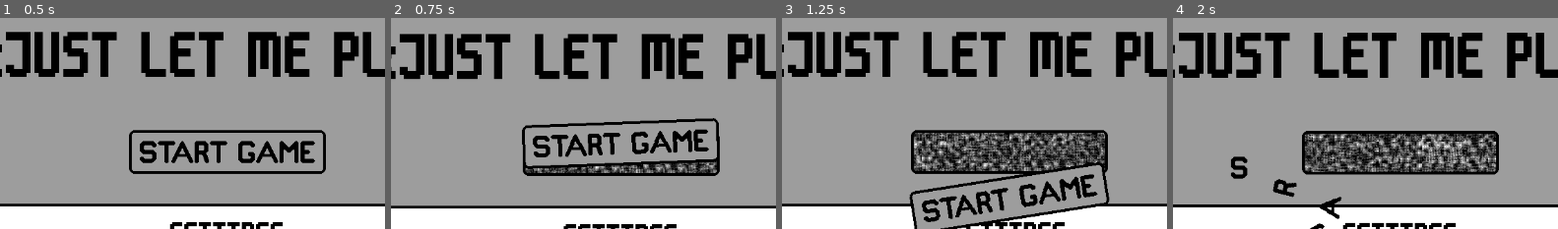
Above: before the commit, frames 1-4 (left to right).
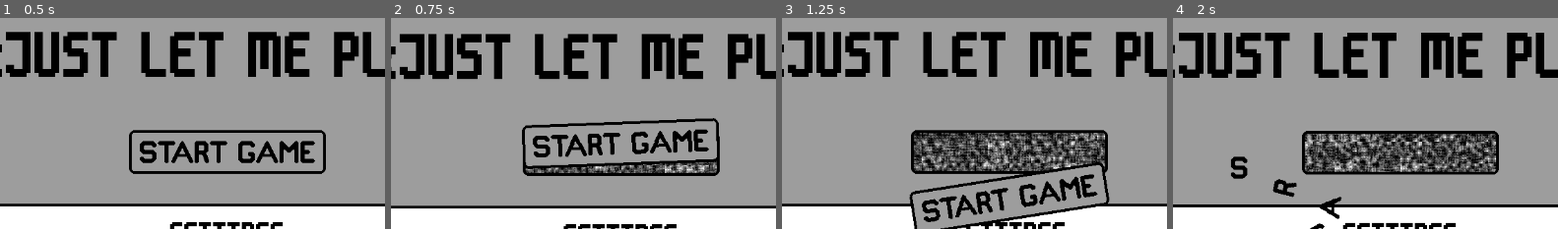
Above: after the commit, the same moments.

Repository: conor-wilson/secret-sapphire
Game: Godot game, scene res://scenes/main.tscn
Two runs of this game, one before a commit and one after it. Both use one fixed random seed, a clock stepped at 60 frames per second and the inputs below.
Inputs (mouse positions are % of the whole screen's width and height, from its top left):
- Up to frame 1 (0.5 s): no input
- Up to frame 2 (0.75 s): tap Enter at 0.5 s; move the mouse to (49, 56) at 0.52 s; click (49, 56) at 0.6 s
- Up to frame 3 (1.25 s): no input
- Up to frame 4 (2 s): move the mouse to (29, 54) at 1.27 s; click (29, 54) at 1.35 s
The pictures show only the part of the screen within x 20-70%, y 24-74%; the shares and areas given below are measured in that part.

Frame 1 is identical in both runs. In frame 2, 1.1% of the frame differs, in the area x 34-85%, y 68-74%; in frame 3, 5.1%; in frame 4, 5.5%, in the area x 34-84%, y 54-74%.

Commit message:
Linked main menu and settings menu together

Diff:
--- /dev/null
+++ b/let-me-play/assets/fonts/menu_buttons.tres
@@ -0,0 +1,7 @@
+[gd_resource type="Theme" load_steps=2 format=3 uid="uid://fqhlidlvqsyl"]
+
+[ext_resource type="FontFile" uid="uid://bckbkknmti08k" path="res://assets/fonts/m6x11.ttf" id="1_eb3hy"]
+
+[resource]
+default_font = ExtResource("1_eb3hy")
+default_font_size = 48
--- a/let-me-play/scenes/main.gd
+++ b/let-me-play/scenes/main.gd
@@ -2,6 +2,10 @@
 
 var screen_shake_strength:float = 0.0
 var screen_shake_fade:float     = 5.0
+
+func _ready() -> void:
+	$Cameras/MainMenuCamera.make_current()
+	pass
 
 # Called every frame. 'delta' is the elapsed time since the previous frame.
 func _process(delta: float) -> void:
@@ -15,7 +19,7 @@
 		return
 
 	# Shake the screen
-	$Camera2D.offset = Vector2(
+	$Cameras/MainMenuCamera.offset = Vector2(
 		randf_range(-screen_shake_strength, screen_shake_strength),
 		randf_range(-screen_shake_strength, screen_shake_strength),
 	)
@@ -31,4 +35,8 @@
 
 
 func _on_main_menu_settings_button() -> void:
-	pass # Replace with function body.
+	$Cameras/SettingsCamera.make_current()
+
+
+func _on_settings_menu_back_button() -> void:
+	$Cameras/MainMenuCamera.make_current()
--- a/let-me-play/scenes/main.tscn
+++ b/let-me-play/scenes/main.tscn
@@ -7,12 +7,21 @@
 [node name="Main" type="Node"]
 script = ExtResource("1_lvo15")
 
-[node name="MainMenu" parent="." instance=ExtResource("1_mw4j5")]
+[node name="Menus" type="Node2D" parent="."]
 
-[node name="SettingsMenu" parent="." instance=ExtResource("3_vdc1c")]
+[node name="MainMenu" parent="Menus" instance=ExtResource("1_mw4j5")]
+
+[node name="SettingsMenu" parent="Menus" instance=ExtResource("3_vdc1c")]
 position = Vector2(1152, 0)
 
-[node name="Camera2D" type="Camera2D" parent="."]
+[node name="Cameras" type="Node2D" parent="."]
+
+[node name="MainMenuCamera" type="Camera2D" parent="Cameras"]
 position = Vector2(576, 324)
 
-[connection signal="shake_screen" from="MainMenu" to="." method="_on_main_menu_shake_screen"]
+[node name="SettingsCamera" type="Camera2D" parent="Cameras"]
+position = Vector2(1728, 324)
+
+[connection signal="settings_button" from="Menus/MainMenu" to="." method="_on_main_menu_settings_button"]
+[connection signal="shake_screen" from="Menus/MainMenu" to="." method="_on_main_menu_shake_screen"]
+[connection signal="back_button" from="Menus/SettingsMenu" to="." method="_on_settings_menu_back_button"]
--- a/let-me-play/scenes/main_menu.tscn
+++ b/let-me-play/scenes/main_menu.tscn
@@ -6,6 +6,7 @@
 [ext_resource type="PackedScene" uid="uid://dn8q4o2sgxa7y" path="res://scenes/letter.tscn" id="3_1ar5g"]
 [ext_resource type="Texture2D" uid="uid://7r8cut1jsvt0" path="res://assets/art/Panel.png" id="3_janoq"]
 [ext_resource type="FontFile" uid="uid://bckbkknmti08k" path="res://assets/fonts/m6x11.ttf" id="5_2a3fy"]
+[ext_resource type="Theme" uid="uid://fqhlidlvqsyl" path="res://assets/fonts/menu_buttons.tres" id="6_43f6x"]
 
 [sub_resource type="LabelSettings" id="LabelSettings_rnshd"]
 font = ExtResource("5_2a3fy")
@@ -14,10 +15,6 @@
 
 [sub_resource type="PhysicsMaterial" id="PhysicsMaterial_qxvnu"]
 bounce = 0.4
-
-[sub_resource type="Theme" id="Theme_r460u"]
-default_font = ExtResource("5_2a3fy")
-default_font_size = 48
 
 [sub_resource type="StyleBoxEmpty" id="StyleBoxEmpty_ppfed"]
 
@@ -56,7 +53,7 @@
 offset_right = 672.0
 offset_bottom = 520.0
 focus_mode = 0
-theme = SubResource("Theme_r460u")
+theme = ExtResource("6_43f6x")
 theme_type_variation = &"FlatButton"
 theme_override_colors/font_hover_color = Color(0.615686, 0.615686, 0.615686, 1)
 theme_override_colors/font_focus_color = Color(0.615686, 0.615686, 0.615686, 1)
--- a/let-me-play/scenes/settings_menu.gd
+++ b/let-me-play/scenes/settings_menu.gd
@@ -1,13 +1,13 @@
 extends Node2D
 
+signal back_button
+
 @export var devUsername := "QuietLantern"
-
 
 # Called when the node enters the scene tree for the first time.
 func _ready() -> void:
 	$UsernameBox.hide()
 	$PasswordBox.hide()
-
 
 func _on_secret_settings_button_pressed() -> void:
 	$UsernameBox.show()
@@ -21,7 +21,9 @@
 		$PasswordBox.show()
 		$PasswordBox.grab_focus()
 
-
 func _on_password_box_text_submitted(new_text: String) -> void:
 	print("Password Entered: ", new_text)
 	$PasswordBox.clear()
+
+func _on_button_pressed() -> void:
+	back_button.emit()
--- a/let-me-play/scenes/settings_menu.tscn
+++ b/let-me-play/scenes/settings_menu.tscn
@@ -1,8 +1,9 @@
-[gd_scene load_steps=6 format=4 uid="uid://cfjp23jay1xyw"]
+[gd_scene load_steps=7 format=4 uid="uid://cfjp23jay1xyw"]
 
 [ext_resource type="Script" path="res://scenes/settings_menu.gd" id="1_g011e"]
 [ext_resource type="TileSet" uid="uid://b35s45rp0yrck" path="res://scenes/menu_tile_set.tres" id="1_g236m"]
 [ext_resource type="FontFile" uid="uid://bckbkknmti08k" path="res://assets/fonts/m6x11.ttf" id="2_ityvj"]
+[ext_resource type="Theme" uid="uid://fqhlidlvqsyl" path="res://assets/fonts/menu_buttons.tres" id="4_558x5"]
 
 [sub_resource type="LabelSettings" id="LabelSettings_3h1cu"]
 font = ExtResource("2_ityvj")
@@ -30,6 +31,18 @@
 text = "SETTINGS"
 label_settings = SubResource("LabelSettings_3h1cu")
 horizontal_alignment = 1
+
+[node name="Button" type="Button" parent="."]
+offset_left = 49.0
+offset_top = 52.0
+offset_right = 141.0
+offset_bottom = 102.0
+focus_mode = 0
+theme = ExtResource("4_558x5")
+theme_override_colors/font_hover_color = Color(0.615686, 0.615686, 0.615686, 1)
+theme_override_colors/font_color = Color(0, 0, 0, 1)
+text = "BACK"
+flat = true
 
 [node name="MuteSFXButton" type="Button" parent="."]
 offset_left = 385.0
@@ -93,6 +106,7 @@
 placeholder_text = "<password>"
 alignment = 1
 
+[connection signal="pressed" from="Button" to="." method="_on_button_pressed"]
 [connection signal="pressed" from="SecretSettingsButton" to="." method="_on_secret_settings_button_pressed"]
 [connection signal="text_submitted" from="UsernameBox" to="." method="_on_username_box_text_submitted"]
 [connection signal="text_submitted" from="PasswordBox" to="." method="_on_password_box_text_submitted"]
